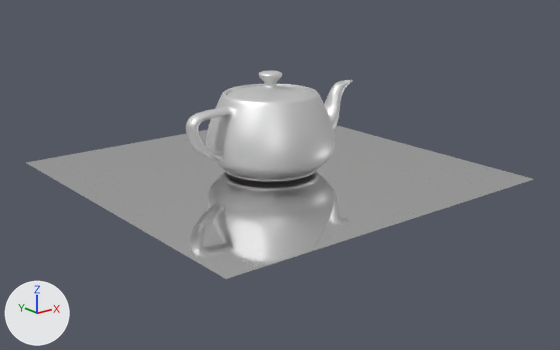
The glTF model untitled.glb as it was, and as the next commit left it.
The view is the same before and after, from a 50 mm camera at (-12.76, -16.34, 6.35) aimed at (-0.08, -0.49, 0.01). Lighting does not change. The marker at lower left points along +X, +Y and +Z. Where no turn or scale is listed for an object, it has been applied to the vertices.

Objects in the first picture: 'Plane', 'Utah teapot (solid)'.
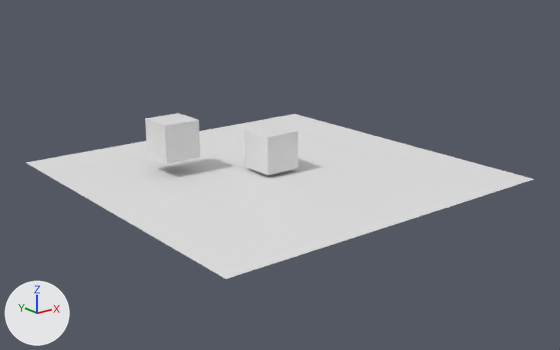
The newer file is also rescaled (x1.133) as a whole; pictures and numbers use the older file's frame.

Changed parts and their boxes (x1, y1, x2, y2) in the pictures (560 x 350 px):
'Plane', surface changed, recoloured
    both: (26, 114, 534, 279)
'Utah teapot (solid)', deleted
    before: (186, 71, 353, 182)
'Cube', added
    after: (244, 124, 298, 175)
'Cube.001', added
    after: (145, 113, 200, 164)

What the commit changed:
In material 'Material.001' (mat_material_001), metallic goes from 0.694 to 0.0.
Material 'Material' (mat_material) is new.
Its base color is (0.8, 0.8, 0.8) (white #e7e7e7).
Its roughness is 0.4.
me_plane has 4 vertices, 2 faces and spans x -5.05..5.05, y -5.05..5.05, z 0.0.
me_plane no longer uses material mat_material_002 (white #e7e7e7).
me_plane now uses material mat_material_001 (white #e7e7e7).
Mesh me_cube_002 is new.
It is a box spanning x -0.529..0.529, y -0.529..0.529, z -0.529..0.529.
It uses material mat_material (white #e7e7e7).
Object 'Utah teapot (solid)' (ob_utah_teapot__solid) is deleted.
Object 'Cube.001' (ob_cube_001) is new; it shows me_cube_002.
Its location is (-2.13, 1.66, 0.95).
Object 'Cube' (ob_cube) is new; it shows a copy of me_cube_002.
Its location is (0.0, 0.0, 0.62).
